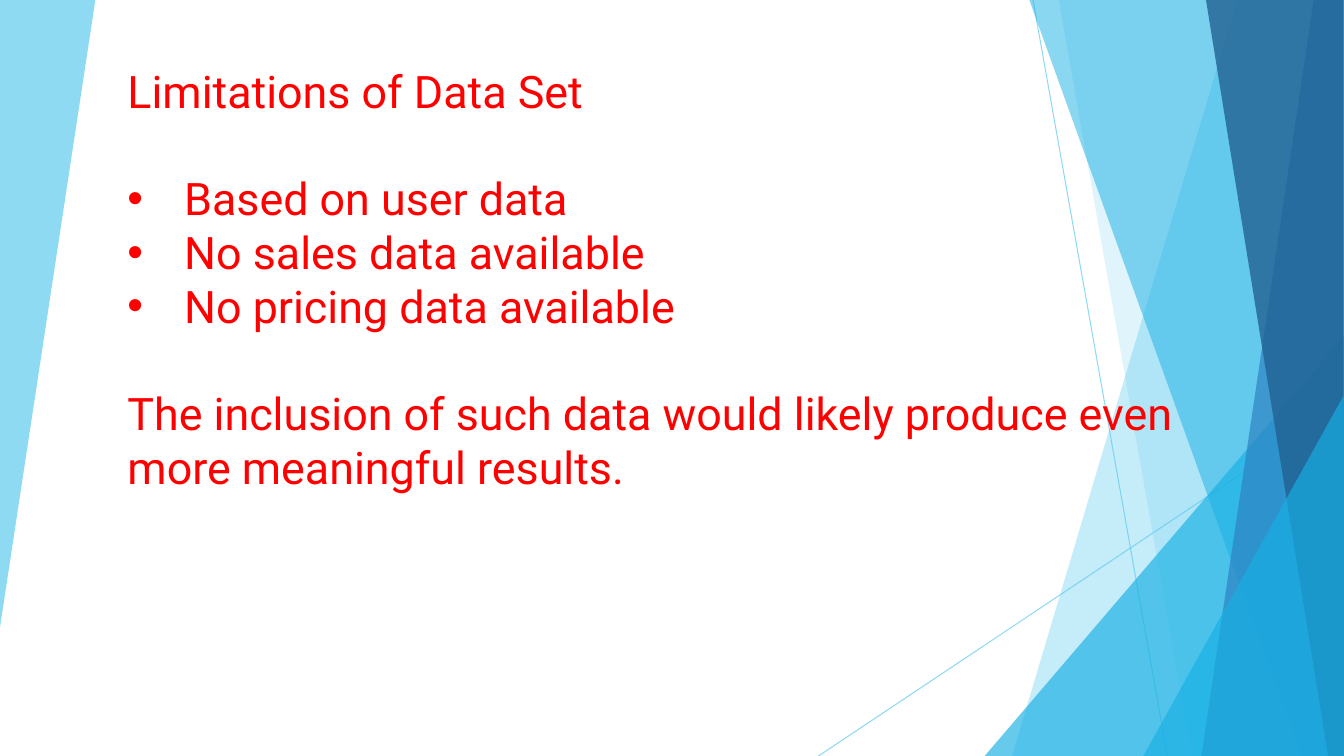
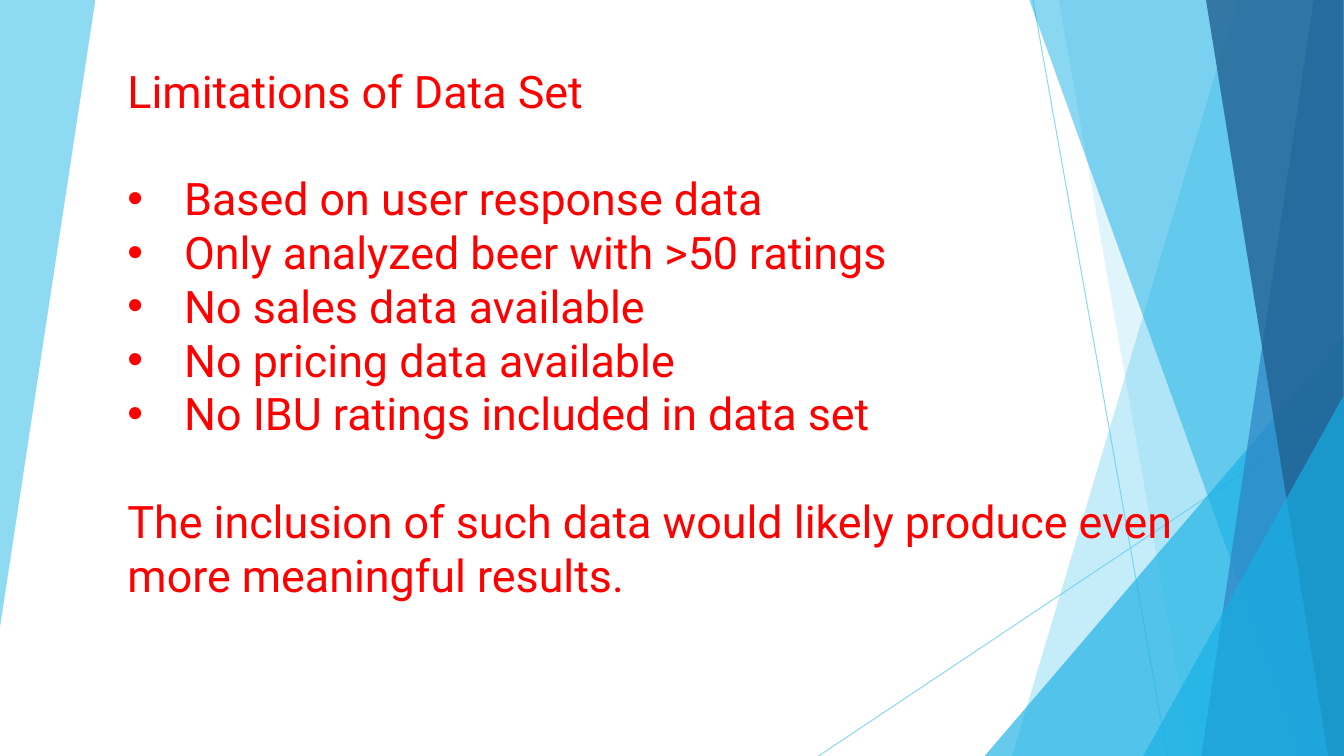
Before and after one commit to JordanSchafer/Beer-Review-Analysis, a slide deck: slide 16 of solution_1_steve/project_I_deck_WIP_v3.pptx. Drawn at 1344x756 pixels with LibreOffice and Linux fonts; fonts in the diff are those of the drawing. Boxes give left, top, right and bottom in pixels: in the first picture for what was removed or moved away, otherwise in the second. Text is boxed around its words. In the diff, an @@ line names an element or a change of style, - is before the commit and + after.

```diff
--- a/solution_1_steve/project_I_deck_WIP_v3.pptx
+++ b/solution_1_steve/project_I_deck_WIP_v3.pptx
@@ text at (184,181,886,279): text changed @@
-• Based on user data
+• Based on user response data
+• Only analyzed beer with >50 ratings
@@ text at (184,396,870,440): paragraph added @@
+• No IBU ratings included in data set
```
Also in this commit, not shown: 11 other slides changed.
